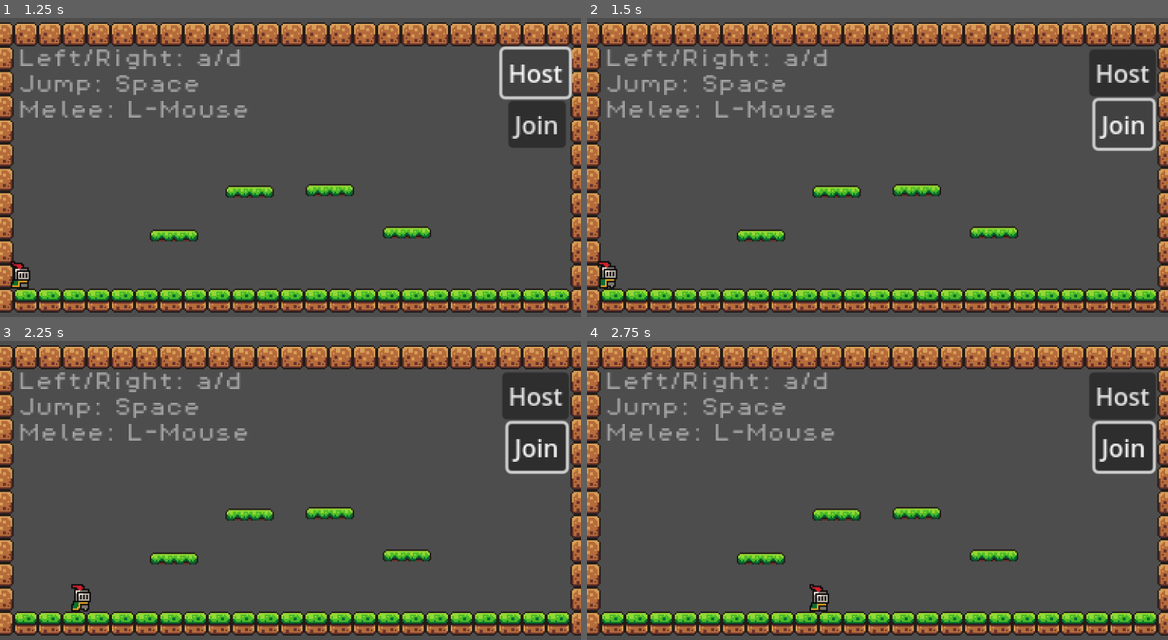
Above: before the commit, frames 1-4 (two rows, left to right).
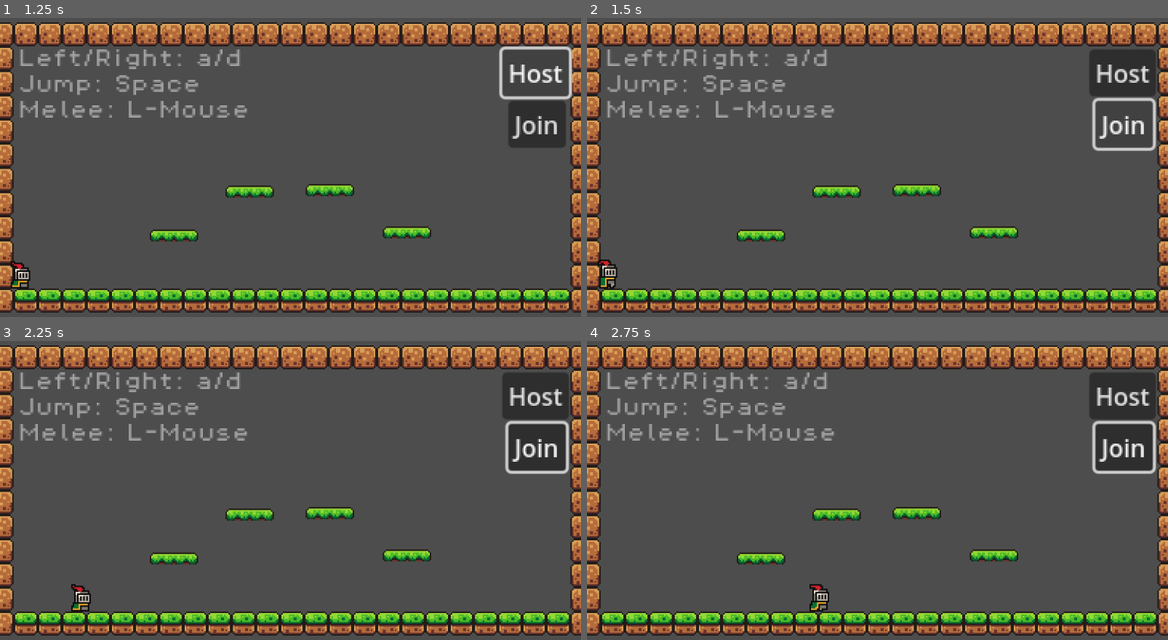
Above: after the commit, the same moments.

Repository: egutierrez112999/FistBorne
Game: Godot game, scene res://scenes/game.tscn
Two runs of this game, one before a commit and one after it. Both use one fixed random seed, a clock stepped at 60 frames per second and the inputs below.
Inputs (mouse positions are in pixels of both pictures, inside the frame that each line leads up to):
- Up to frame 1 (1.25 s): click "Host" at 0.5 s
- Up to frame 2 (1.5 s): click "Join" at 1.25 s
- Up to frame 3 (2.25 s): move the mouse to (418, 475) at 2.02 s; hold D (move_right) from 2.03 s (still down); click (418, 475) at 2.1 s
- Up to frame 4 (2.75 s): keep holding D (move_right)

Frame 1 is identical in both runs. In frame 2, 0.1% of the frame differs, in the area x 2-6%, y 80-90%; in frame 3, 0.1%; in frame 4, 0.1%, in the area x 38-42%, y 81-91%.

Commit message:
No more duplicates spawn, but the solution has introduced lag. I need to find a way to deselect the button rather than check for authority

Diff:
--- /dev/null
+++ b/scenes/killzone.tscn
@@ -0,0 +1,13 @@
+[gd_scene load_steps=2 format=3 uid="uid://dxhce60nws1jp"]
+
+[ext_resource type="Script" path="res://scripts/killzone.gd" id="1_0p4ga"]
+
+[node name="killzone" type="Area2D"]
+script = ExtResource("1_0p4ga")
+
+[node name="Timer" type="Timer" parent="."]
+wait_time = 0.6
+one_shot = true
+
+[connection signal="body_entered" from="." to="." method="_on_body_entered"]
+[connection signal="timeout" from="Timer" to="." method="_on_timer_timeout"]
--- a/scenes/player.tscn
+++ b/scenes/player.tscn
@@ -2,6 +2,7 @@
 
 [ext_resource type="Texture2D" uid="uid://dvseo671tng1k" path="res://reused_assets/sprites/knight.png" id="1_4au20"]
 [ext_resource type="Script" path="res://scripts/player.gd" id="1_hryeq"]
+[ext_resource type="PackedScene" uid="uid://dxhce60nws1jp" path="res://scenes/killzone.tscn" id="3_4qqox"]
 
 [sub_resource type="AtlasTexture" id="AtlasTexture_trrfm"]
 atlas = ExtResource("1_4au20")
@@ -213,11 +214,6 @@
 
 [sub_resource type="RectangleShape2D" id="RectangleShape2D_p37em"]
 size = Vector2(10, 8)
-
-[sub_resource type="SceneReplicationConfig" id="SceneReplicationConfig_2gl7y"]
-properties/0/path = NodePath(".:position")
-properties/0/spawn = true
-properties/0/replication_mode = 1
 
 [node name="player" type="CharacterBody2D"]
 z_index = 5
@@ -233,12 +229,16 @@
 position = Vector2(0, -5)
 shape = SubResource("CircleShape2D_uj6yc")
 
-[node name="Area2D" type="Area2D" parent="."]
-
-[node name="CollisionShape2D2" type="CollisionShape2D" parent="Area2D"]
-position = Vector2(11, -5)
+[node name="killzone" parent="." instance=ExtResource("3_4qqox")]
+position = Vector2(1, -5)
+
+[node name="CollisionShape2D2" type="CollisionShape2D" parent="killzone"]
+position = Vector2(10, 0)
 shape = SubResource("RectangleShape2D_p37em")
 disabled = true
 
-[node name="MultiplayerSynchronizer" type="MultiplayerSynchronizer" parent="."]
-replication_config = SubResource("SceneReplicationConfig_2gl7y")
+[node name="Timer" type="Timer" parent="."]
+wait_time = 0.05
+autostart = true
+
+[connection signal="timeout" from="Timer" to="." method="_on_timer_timeout"]
--- a/scripts/game.gd
+++ b/scripts/game.gd
@@ -5,16 +5,18 @@
 @onready var cam = $Camera2D
 
 func _on_host_pressed():
-	peer.create_server(123)
-	multiplayer.multiplayer_peer = peer
-	multiplayer.peer_connected.connect(add_player)
-	add_player()
+	if !multiplayer.multiplayer_peer == peer:
+		peer.create_server(123)
+		multiplayer.multiplayer_peer = peer
+		multiplayer.peer_connected.connect(add_player)
+		add_player()
 	#cam.enabled = false
 
 
 func _on_join_pressed():
-	peer.create_client("127.0.0.1", 123)
-	multiplayer.multiplayer_peer = peer
+	if !multiplayer.multiplayer_peer == peer:
+		peer.create_client("127.0.0.1", 123)
+		multiplayer.multiplayer_peer = peer
 	#cam.enabled = false
 
 
--- /dev/null
+++ b/scripts/killzone.gd
@@ -0,0 +1,13 @@
+extends Area2D
+
+@onready var timer = $Timer
+
+func _on_body_entered(body):
+	print("You have been hit")
+	body.get_node("CollisionShape2D").queue_free()
+	#timer.start()
+
+
+
+func _on_timer_timeout():
+	get_tree().reload_current_scene()
--- a/scripts/player.gd
+++ b/scripts/player.gd
@@ -4,8 +4,10 @@
 const SPEED = 200.0
 const JUMP_VELOCITY = -300.0
 @onready var animated_sprite = $AnimatedSprite2D
-@onready var melee_collision_shape = $Area2D/CollisionShape2D2
+@onready var melee_collision_shape = $killzone/CollisionShape2D2
 
+
+var eDelta = 0
 # Get the gravity from the project settings to be synced with RigidBody nodes.
 var gravity = ProjectSettings.get_setting("physics/2d/default_gravity")
 
@@ -16,10 +18,11 @@
 func _process(_delta):
 	if Input.is_action_just_pressed("melee_attack"):
 		melee_collision_shape.disabled = false
-		animated_sprite.play("melee")
+		#animated_sprite.play("melee")
 		melee_collision_shape.disabled = true
 
 func _physics_process(delta):
+	eDelta = delta
 	if is_multiplayer_authority():
 		# Add the gravity.
 		if not is_on_floor():
@@ -54,3 +57,15 @@
 			velocity.x = move_toward(velocity.x, 0, SPEED)
 
 		move_and_slide()
+
+@rpc("unreliable","any_peer","call_local") func updatePos(id,pos):
+	if !is_multiplayer_authority():
+		if name ==id:
+			position = lerp(position, pos, eDelta*15)
+
+
+
+
+func _on_timer_timeout():
+	if is_multiplayer_authority():
+		rpc("updatePos", name, position)
